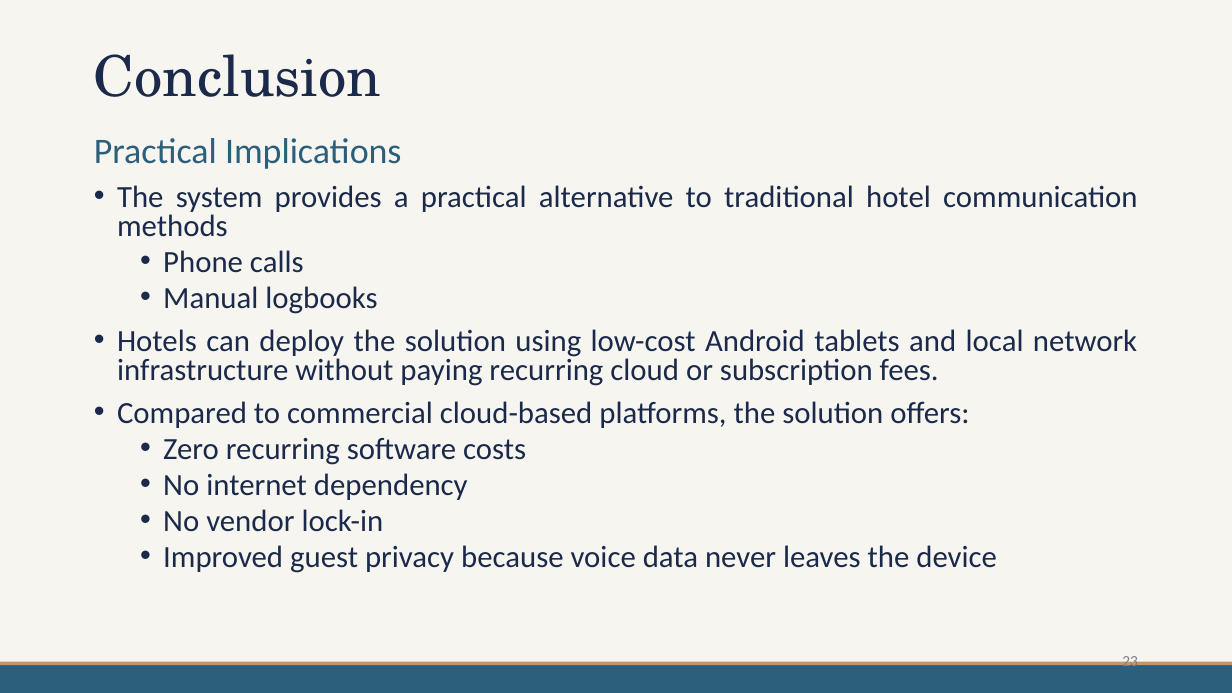
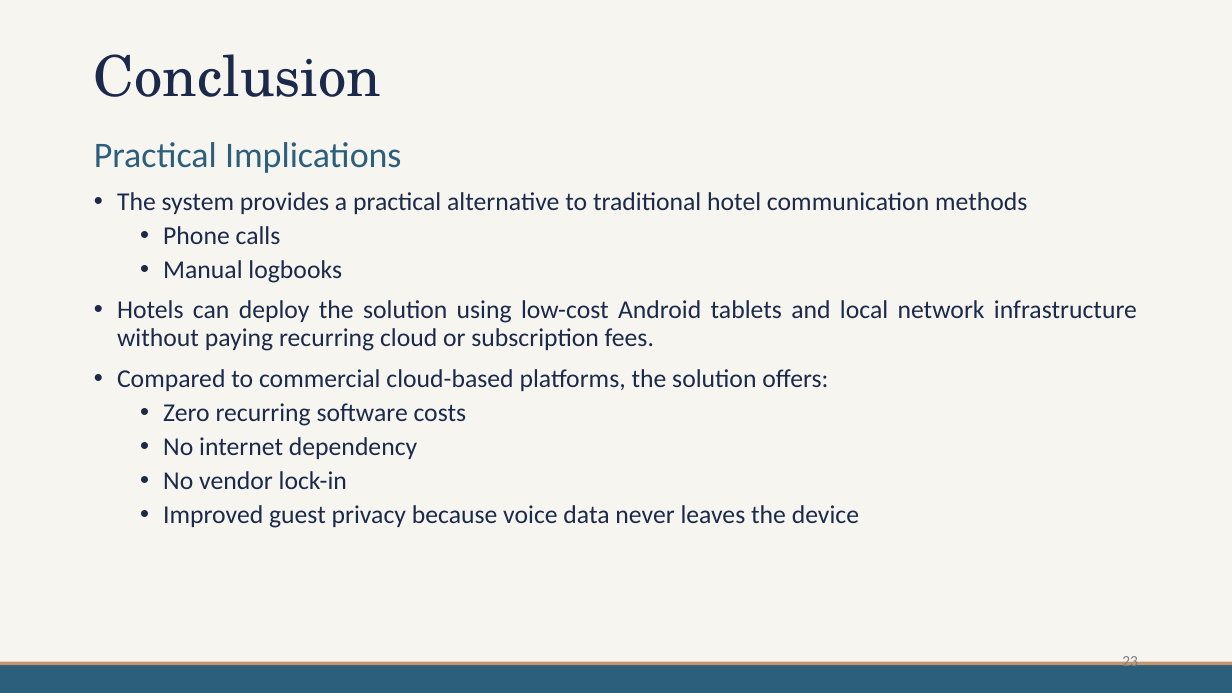
Before and after one commit to mdpw/msc-research, a slide deck: slide 23 of documents/Viva Presentation.pptx. Drawn at 1232x693 pixels with LibreOffice and Linux fonts; fonts in the diff are those of the drawing. Boxes give left, top, right and bottom in pixels: in the first picture for what was removed or moved away, otherwise in the second. Text is boxed around its words. In the diff, an @@ line names an element or a change of style, - is before the commit and + after.

```diff
--- a/documents/Viva Presentation.pptx
+++ b/documents/Viva Presentation.pptx
@@ text "Practical Implications" at (x1=94, y1=142, x2=1137, y2=528): size 24 to 20 pt; line spacing 0.8 to 0.9 @@
```
Also in this commit, not shown: 17 other slides changed, 2 slides added, 2 slides removed.
